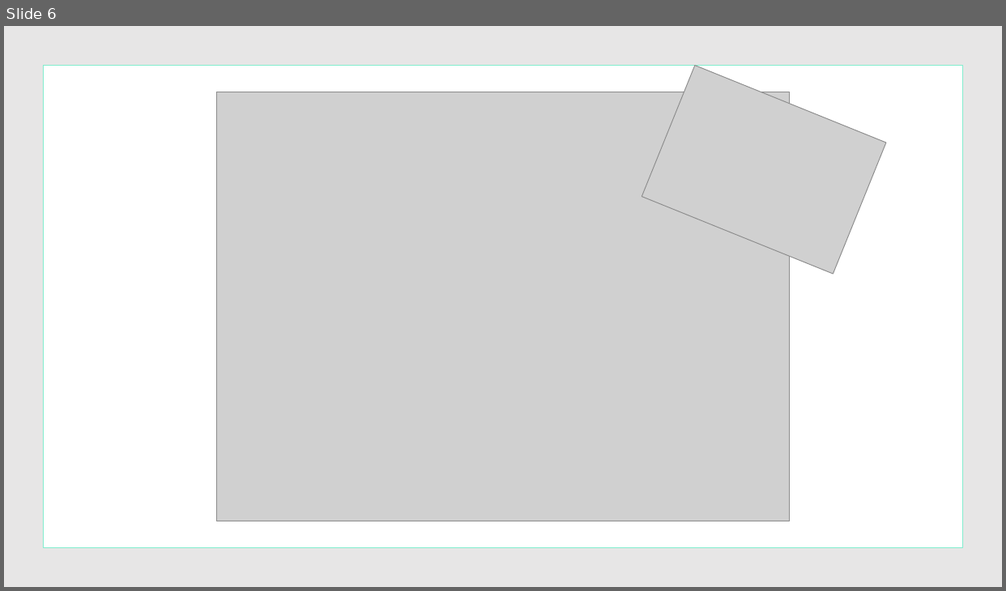
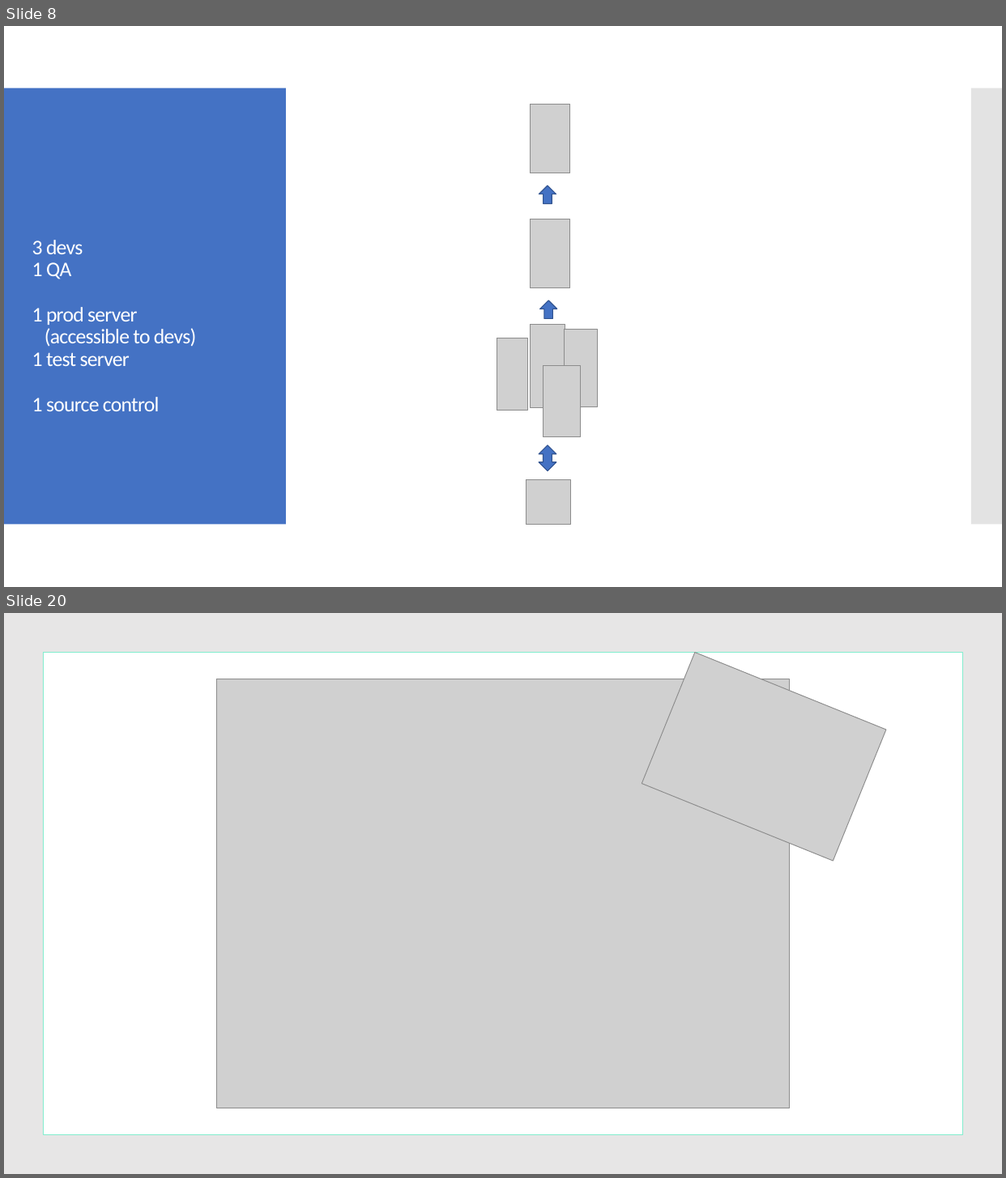
Before and after one commit to milodotnet/bootcamp, a slide deck: Bootcamp-ContinuousDelivery.pptx. Shown one above the other, each under a label of ours: slide 6 before the commit, slides 8 and 20 after it; the slides between them are not shown. The pictures are 1006x591 and 1006x1178 pixels, drawn with LibreOffice and Linux fonts; fonts in the diff are those of the drawing; grey boxes stand for pictures. Boxes give left, top, right and bottom in pixels: in the first picture for what was removed or moved away, otherwise in the second. Text is boxed around its words. In the diff, an @@ line names an element or a change of style, - is before the commit and + after.

```diff
--- a/Bootcamp-ContinuousDelivery.pptx
+++ b/Bootcamp-ContinuousDelivery.pptx
@@ slide 8 added at bbox=[4, 26, 1002, 587], background #FFFFFF @@
@@ rectangle added at bbox=[4, 88, 286, 525], fill #4472C4 @@
@@ rectangle added at bbox=[971, 88, 1002, 525], fill #C8C8C8 at 50% opacity @@
@@ text added at bbox=[32, 240, 196, 412], 20 pt, text #FFFFFF @@
+3 devs
+1 QA
+1 prod server
+(accessible to devs)
+1 test server
+1 source control
@@ group added at bbox=[496, 104, 597, 525]: 7 pictures, 2 up arrows, 1 up down arrow @@
@@ what was slide 6 is now slide 20 @@
```
Also in this commit, not shown: 1 slide changed, 14 other slides added, 1 slide removed.
